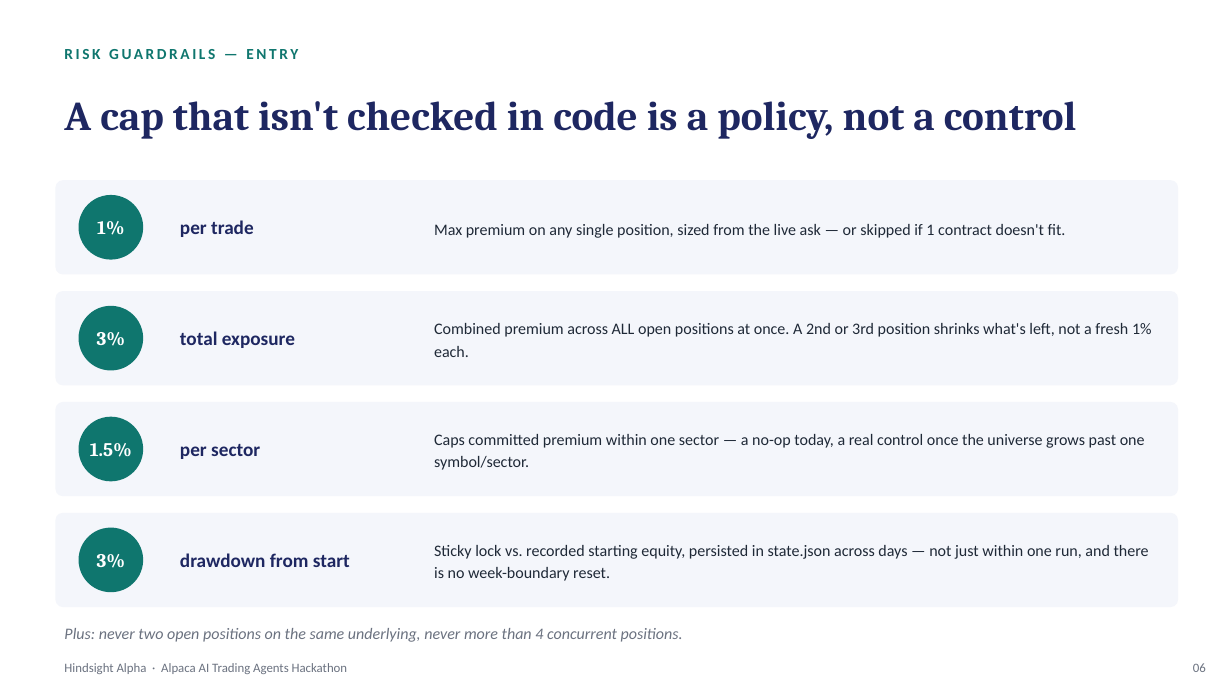
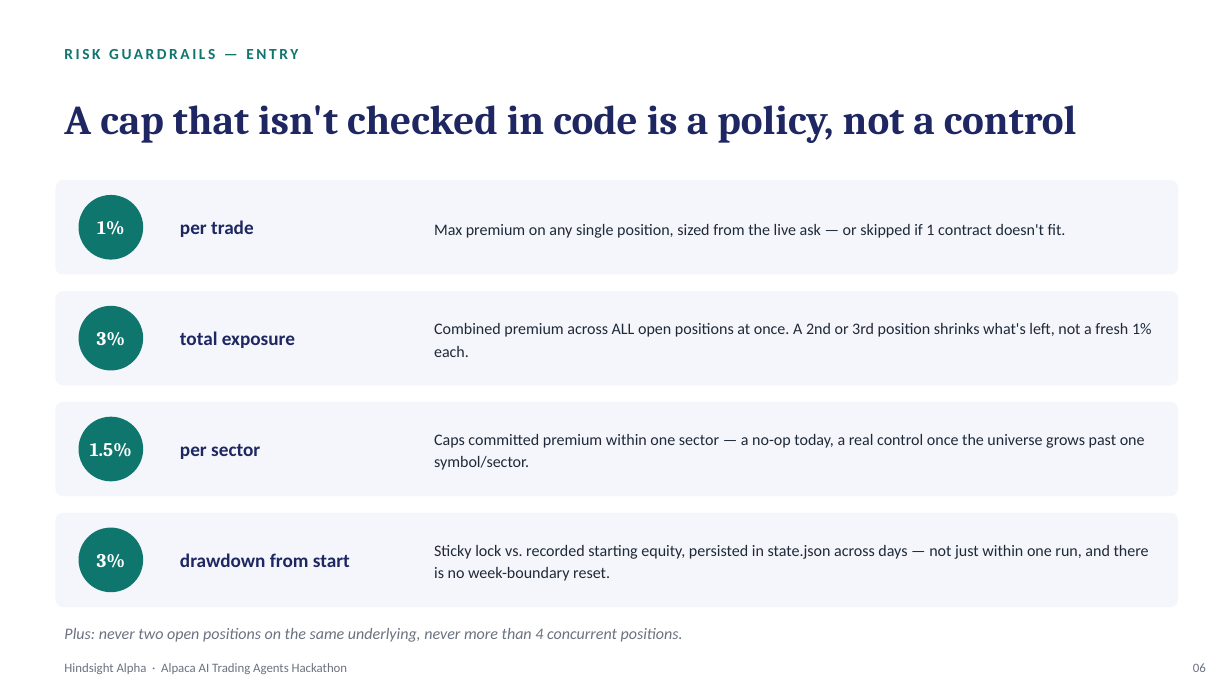
Before and after one commit to s-papy/hindsight-alpha, a slide deck: slide 5 of submission/Hindsight_Alpha_Deck.pptx. Drawn at 1232x693 pixels with LibreOffice and Linux fonts; fonts in the diff are those of the drawing. Boxes give left, top, right and bottom in pixels: in the first picture for what was removed or moved away, otherwise in the second. Text is boxed around its words. In the diff, an @@ line names an element or a change of style, - is before the commit and + after.

```diff
--- a/submission/Hindsight_Alpha_Deck.pptx
+++ b/submission/Hindsight_Alpha_Deck.pptx
@@ text "A cap that isn't checked ...": place and size @@
-text "A cap that isn't checked ..." at [64, 101, 1076, 139]
+text "A cap that isn't checked ..." at [64, 105, 1076, 143]
```
Also in this commit, not shown: 7 other slides changed.
